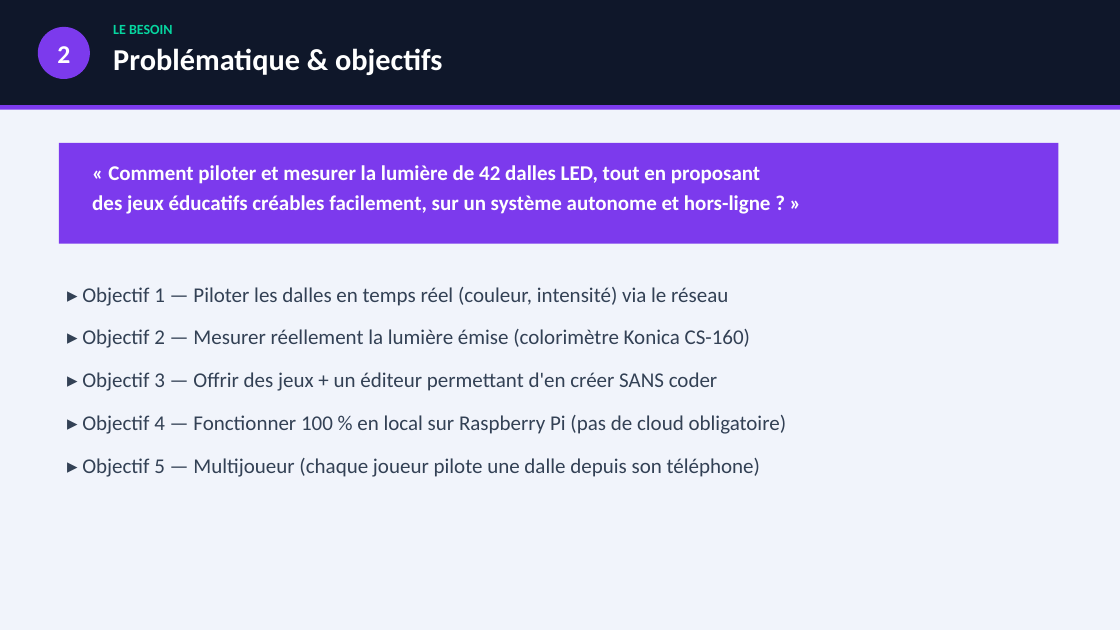
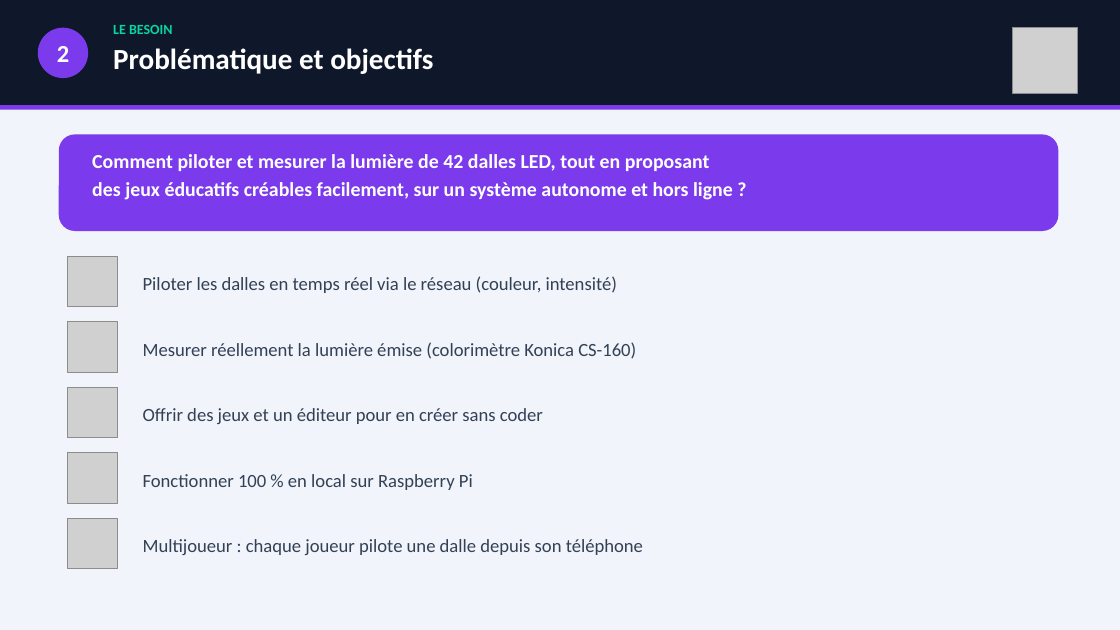
Before and after one commit to NewGenesisAgency/color_room, a slide deck: slide 5 of ColorRoom_Presentation_BTS_CIEL.pptx (slide 4 before the commit). Drawn at 1120x630 pixels with LibreOffice and Linux fonts; fonts in the diff are those of the drawing; grey boxes stand for pictures. Boxes give left, top, right and bottom in pixels: in the first picture for what was removed or moved away, otherwise in the second. Text is boxed around its words. In the diff, an @@ line names an element or a change of style, - is before the commit and + after.

```diff
--- a/ColorRoom_Presentation_BTS_CIEL.pptx
+++ b/ColorRoom_Presentation_BTS_CIEL.pptx
@@ ellipse "2" at (x1=38, y1=28, x2=88, y2=78): size 22 to 21 pt @@
@@ picture added at (x1=1012, y1=28, x2=1078, y2=93) @@
@@ text at (x1=113, y1=48, x2=433, y2=74): text changed; size 26 to 25 pt @@
-Problématique & objectifs
+Problématique et objectifs
@@ rounded rectangle resized from (x1=59, y1=143, x2=1059, y2=244) to (x1=59, y1=134, x2=1059, y2=231) @@
@@ rounded rectangle at (x1=59, y1=134, x2=1059, y2=231): rectangle to rounded rectangle @@
@@ text at (x1=92, y1=154, x2=733, y2=200): text changed; size 18 to 17 pt @@
-« Comment piloter et mesurer la lumière de 42 dalles LED, tout en proposant
-des jeux éducatifs créables facilement, sur un système autonome et hors-ligne ? »
+Comment piloter et mesurer la lumière de 42 dalles LED, tout en proposant
+des jeux éducatifs créables facilement, sur un système autonome et hors ligne ?
@@ picture added at (x1=67, y1=256, x2=118, y2=307) @@
@@ text removed at (x1=82, y1=287, x2=787, y2=477) @@
-▸ Objectif 1 — Piloter les dalles en temps réel (couleur, intensité) via le réseau
-▸ Objectif 2 — Mesurer réellement la lumière émise (colorimètre Konica CS-160)
-▸ Objectif 3 — Offrir des jeux + un éditeur permettant d'en créer SANS coder
-▸ Objectif 4 — Fonctionner 100 % en local sur Raspberry Pi (pas de cloud obligatoire)
-▸ Objectif 5 — Multijoueur (chaque joueur pilote une dalle depuis son téléphone)
@@ text added at (x1=143, y1=276, x2=617, y2=293), 16 pt, text #334155 @@
+Piloter les dalles en temps réel via le réseau (couleur, intensité)
@@ picture added at (x1=67, y1=322, x2=118, y2=372) @@
@@ text added at (x1=143, y1=342, x2=636, y2=359), 16 pt, text #334155 @@
+Mesurer réellement la lumière émise (colorimètre Konica CS-160)
@@ picture added at (x1=67, y1=387, x2=118, y2=438) @@
@@ text added at (x1=143, y1=408, x2=543, y2=424), 16 pt, text #334155 @@
+Offrir des jeux et un éditeur pour en créer sans coder
@@ picture added at (x1=67, y1=453, x2=118, y2=503) @@
@@ text added at (x1=143, y1=474, x2=473, y2=490), 16 pt, text #334155 @@
+Fonctionner 100 % en local sur Raspberry Pi
@@ picture added at (x1=67, y1=518, x2=118, y2=569) @@
@@ text added at (x1=143, y1=539, x2=643, y2=555), 16 pt, text #334155 @@
+Multijoueur : chaque joueur pilote une dalle depuis son téléphone
```
Also in this commit, not shown: 18 other slides changed, 2 slides added, 24 other files.
